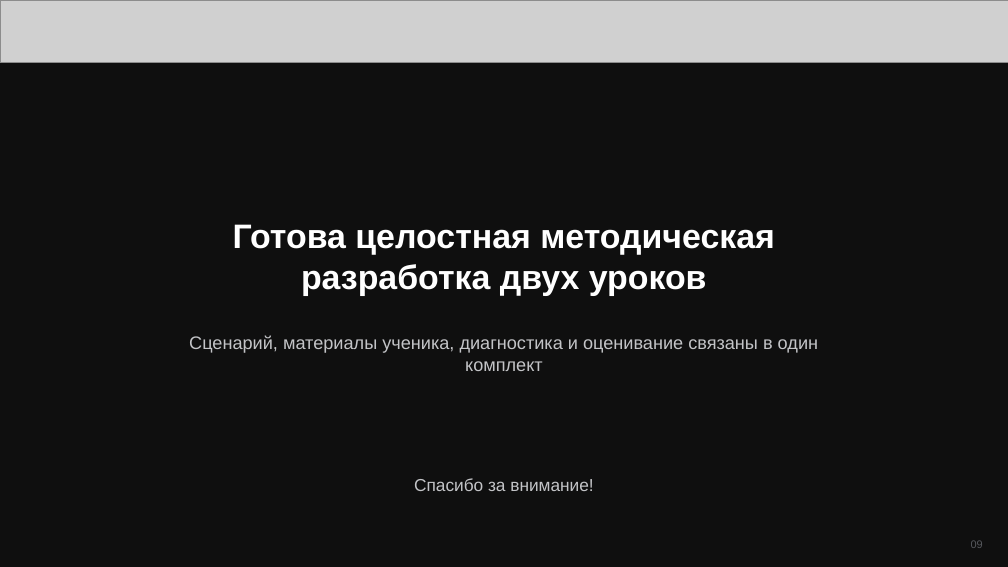
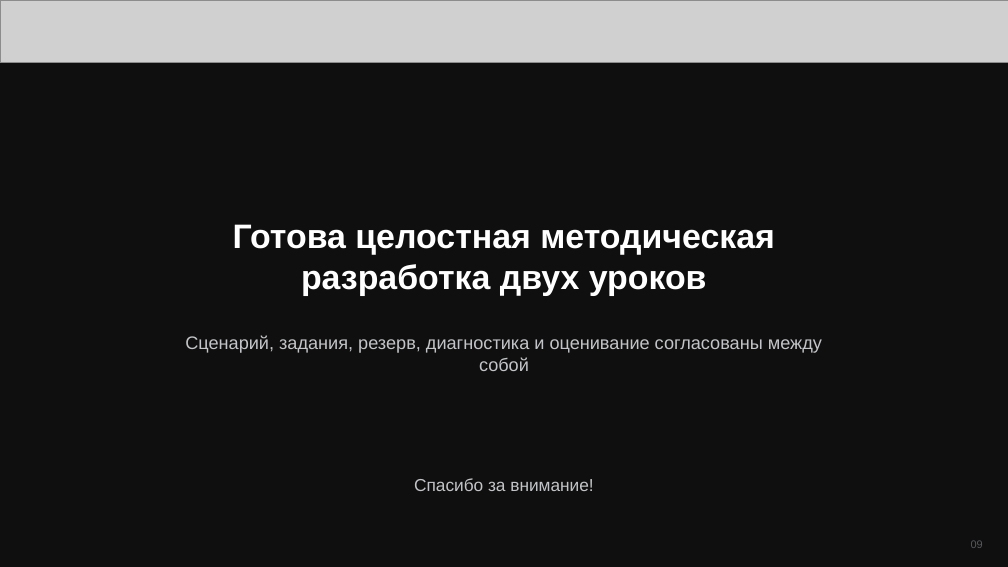
Before and after one commit to AlexeyDesyatnik/TuringTrainer, a slide deck: slide 9 of methodical-development/Presentation_TuringTrainer_5_minutes_methodical_v3.pptx. Drawn at 1008x567 pixels with LibreOffice and Linux fonts; fonts in the diff are those of the drawing; grey boxes stand for pictures. Boxes give left, top, right and bottom in pixels: in the first picture for what was removed or moved away, otherwise in the second. Text is boxed around its words. In the diff, an @@ line names an element or a change of style, - is before the commit and + after.

```diff
--- a/methodical-development/Presentation_TuringTrainer_5_minutes_methodical_v3.pptx
+++ b/methodical-development/Presentation_TuringTrainer_5_minutes_methodical_v3.pptx
@@ text at (185, 336, 822, 371): text changed @@
-Сценарий, материалы ученика, диагностика и оценивание связаны в один комплект
+Сценарий, задания, резерв, диагностика и оценивание согласованы между собой
```
Also in this commit, not shown: 4 other slides changed, 30 other files.
